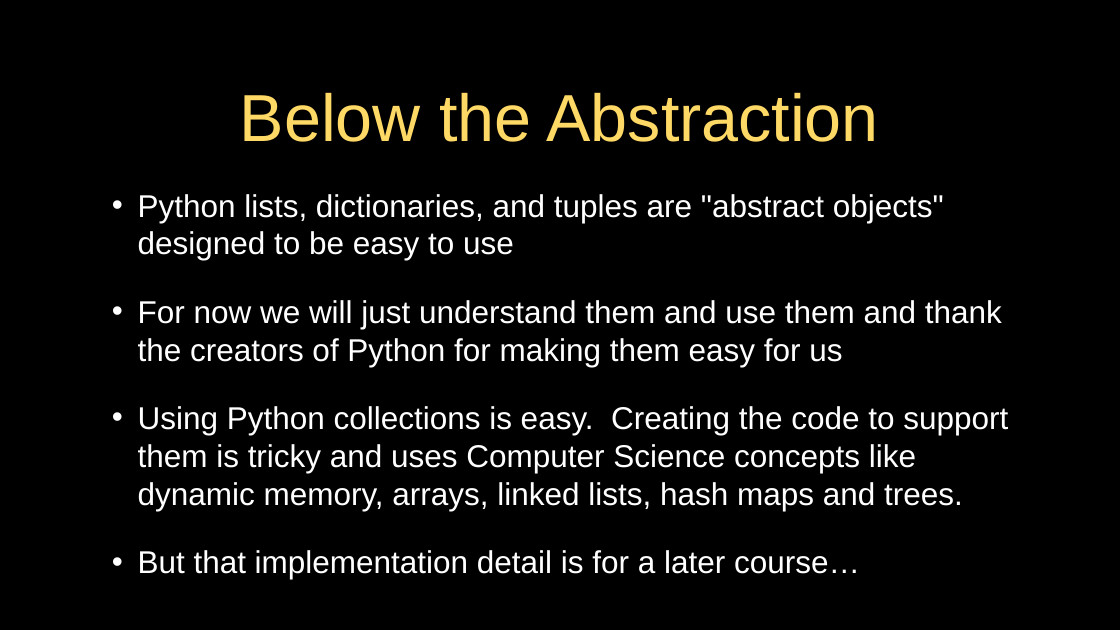
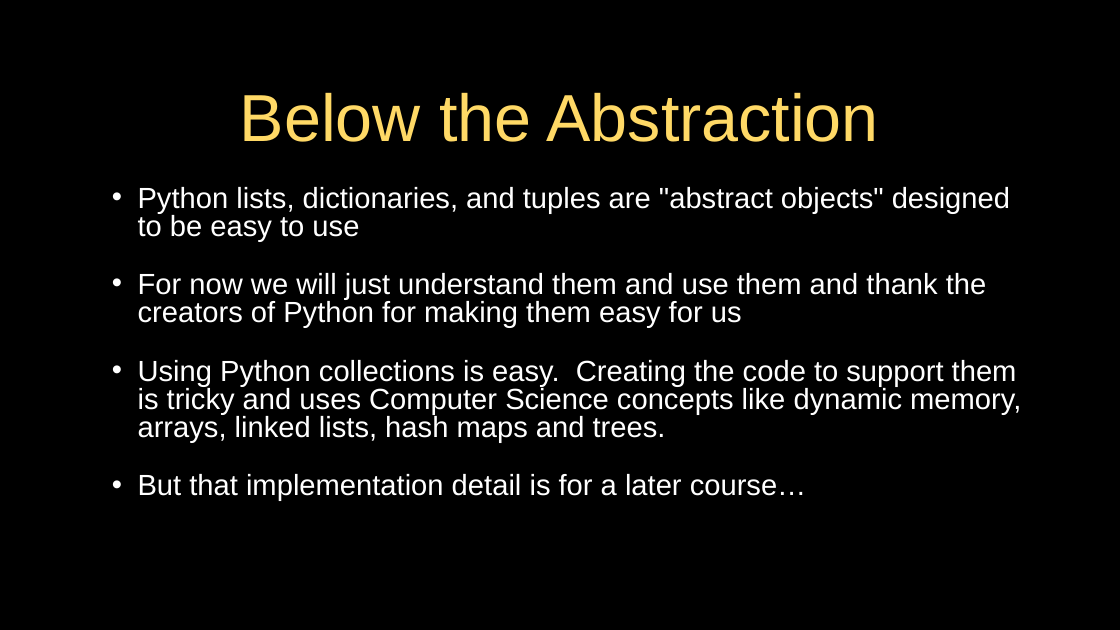
Before and after one commit to csev/py4e, a slide deck: slide 7 of lectures3/Pythonlearn-09-Dictionaries.pptx. Drawn at 1120x630 pixels with LibreOffice and Linux fonts; fonts in the diff are those of the drawing. Boxes give left, top, right and bottom in pixels: in the first picture for what was removed or moved away, otherwise in the second. Text is boxed around its words. In the diff, an @@ line names an element or a change of style, - is before the commit and + after.

```diff
--- a/lectures3/Pythonlearn-09-Dictionaries.pptx
+++ b/lectures3/Pythonlearn-09-Dictionaries.pptx
@@ text "Python lists, dictionaries, and tuples ..." at (x1=138, y1=187, x2=1021, y2=501): size 36 to 33.3 pt; line spacing 1 to 0.8 @@
```
Also in this commit, not shown: 3 other slides changed, 1 slide added, 2 slides removed, 2 other files.
